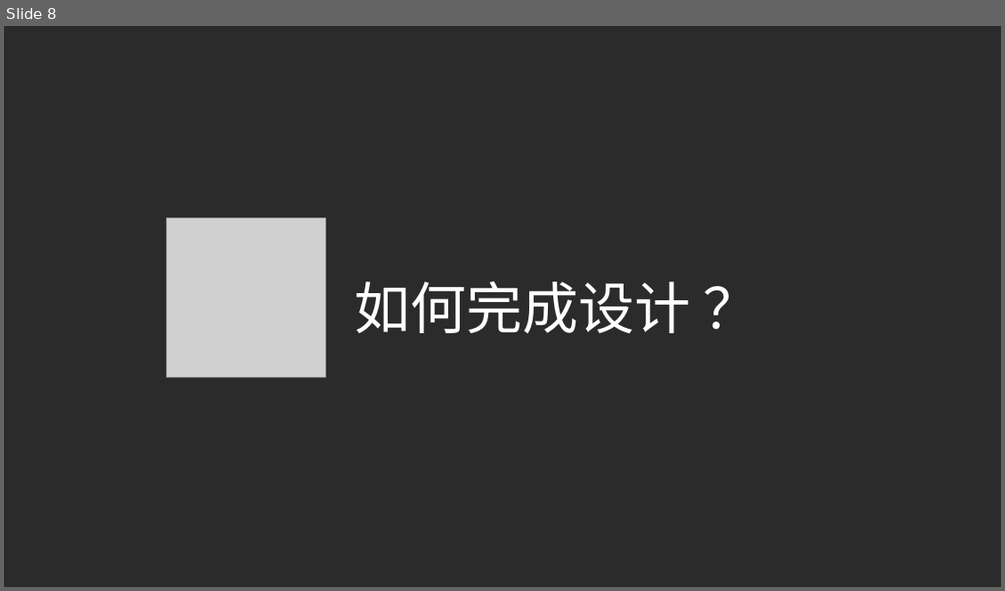
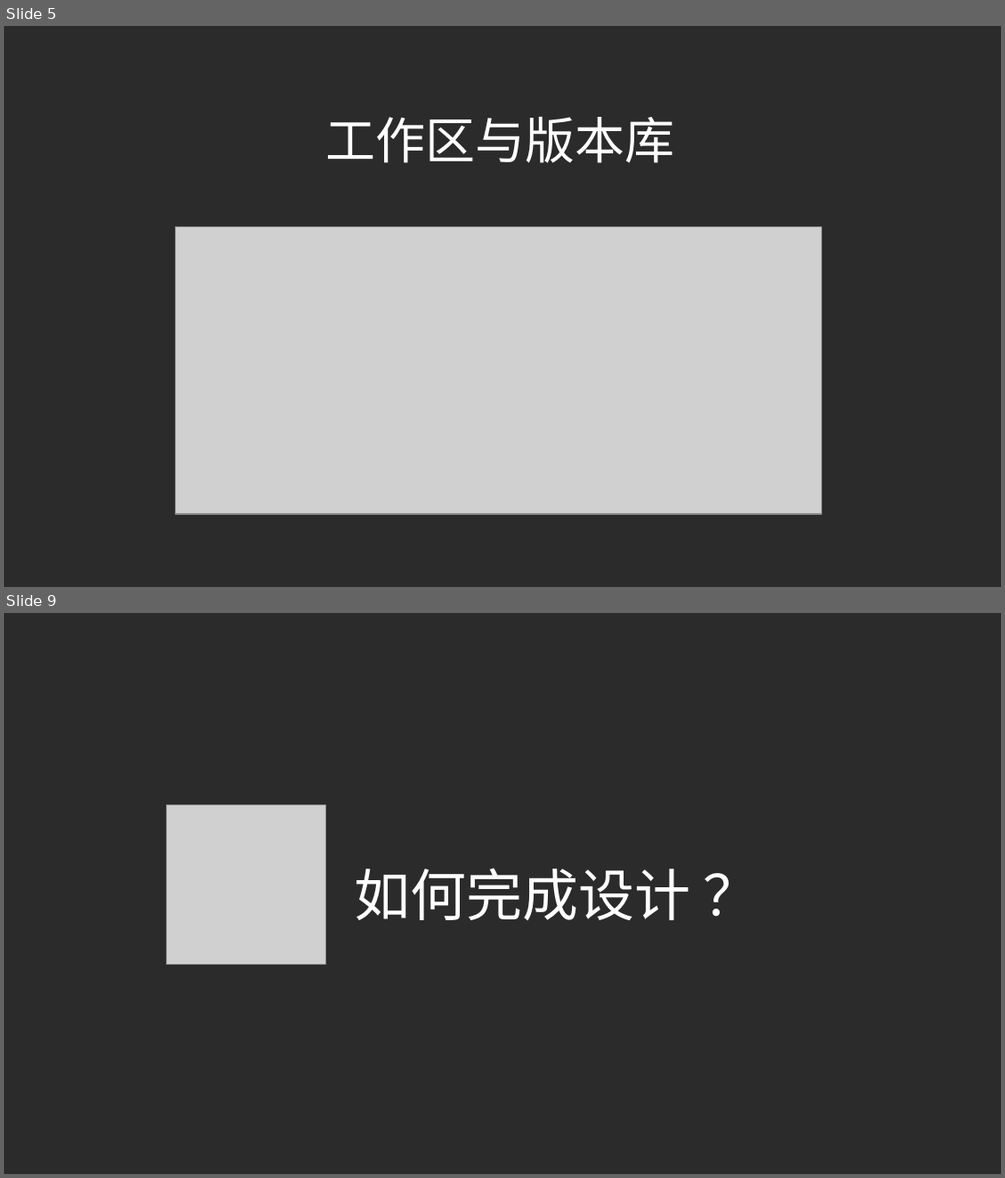
Before and after one commit to liuchangfa/workplace, a slide deck: training/Git/Git.ppt. Shown one above the other, each under a label of ours: slide 8 before the commit, slides 5 and 9 after it; the slides between them are not shown. The pictures are 1005x591 and 1005x1178 pixels, drawn with LibreOffice and Linux fonts; fonts in the diff are those of the drawing; grey boxes stand for pictures; background and template pictures are left out; a plain dark background stands for a picture behind light text. Boxes give left, top, right and bottom in pixels: in the first picture for what was removed or moved away, otherwise in the second. Text is boxed around its words. In the diff, an @@ line names an element or a change of style, - is before the commit and + after.

```diff
--- a/training/Git/Git.ppt
+++ b/training/Git/Git.ppt
@@ slide 5 added at [4, 26, 1001, 587], background picture (left out) @@
@@ text added at [325, 117, 674, 163], 32 pt, text #FFFFFF @@
+工作区与版本库
@@ picture added at [176, 227, 821, 514] @@
@@ what was slide 8 is now slide 9 @@
```
Also in this commit, not shown: 1 slide changed, 2 other slides added, 2 slides removed, 3 other files.
